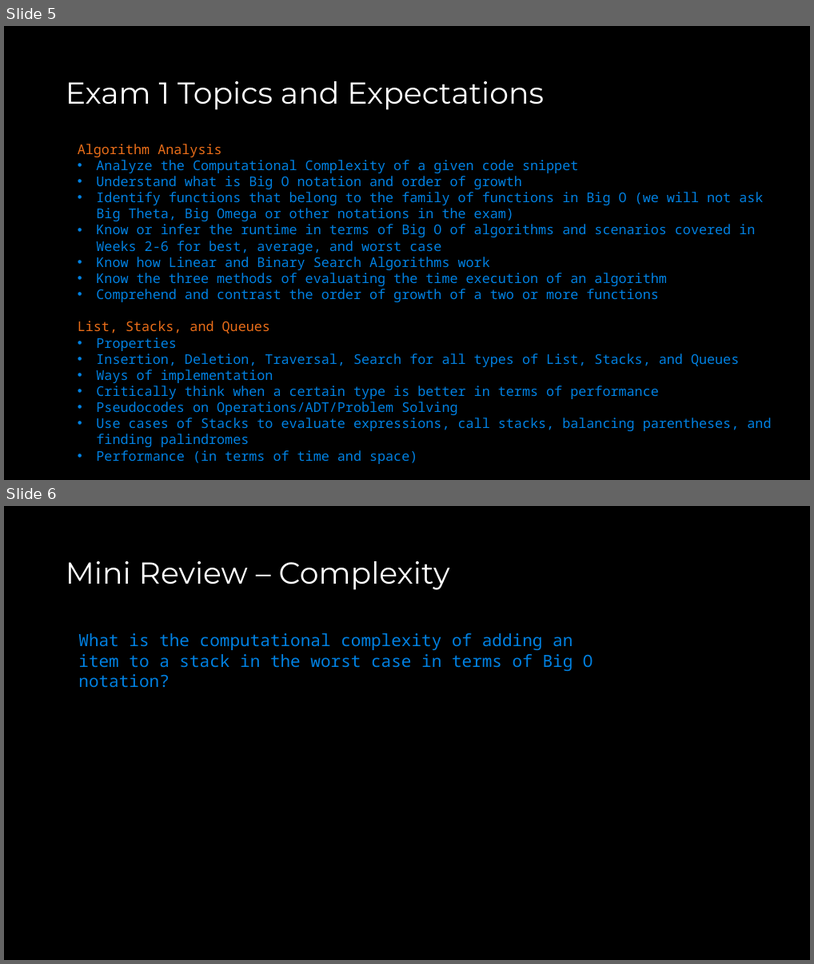
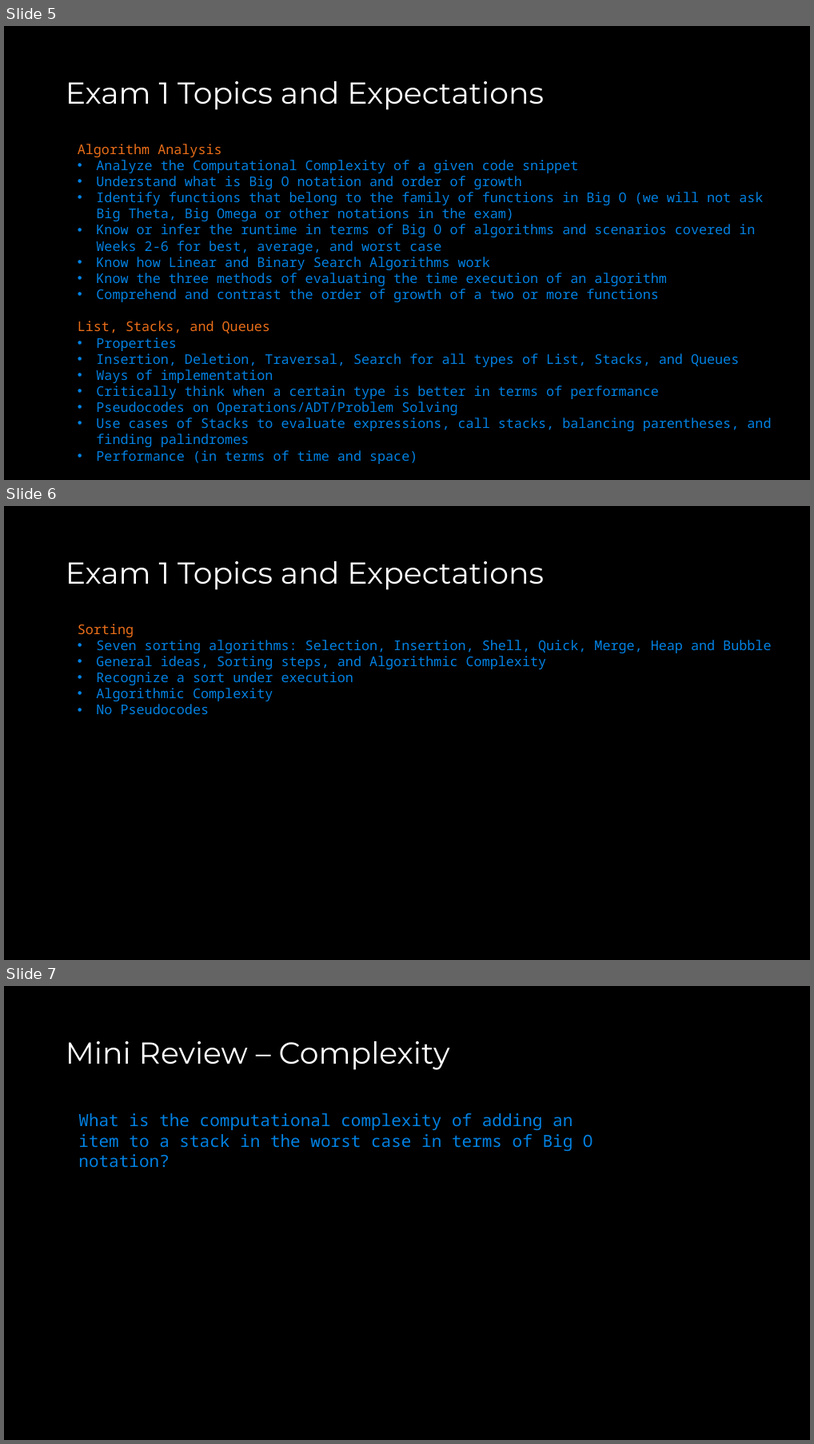
Before and after one commit to COP3530/Instructional-Content, a slide deck: Slides/Slides-PPT/Exam 1 - Review A.pptx. Shown one above the other, each under a label of ours: slides 5 and 6 before the commit, slides 5, 6 and 7 after it. The pictures are 814x964 and 814x1444 pixels, drawn with LibreOffice and Linux fonts; fonts in the diff are those of the drawing. Boxes give left, top, right and bottom in pixels: in the first picture for what was removed or moved away, otherwise in the second. Text is boxed around its words. In the diff, an @@ line names an element or a change of style, - is before the commit and + after.

Commit message:
exam review a updated

```diff
--- a/Slides/Slides-PPT/Exam 1 - Review A.pptx
+++ b/Slides/Slides-PPT/Exam 1 - Review A.pptx
@@ slide 6 added at (4, 506, 810, 960), background #000000 @@
@@ title added at (66, 561, 544, 590), 36 pt, text #FFFFFF @@
+Exam 1 Topics and Expectations
@@ text added at (78, 624, 771, 714), 16 pt, text #0081E2 @@
+Sorting
+• Seven sorting algorithms: Selection, Insertion, Shell, Quick, Merge, Heap and Bubble
+• General ideas, Sorting steps, and Algorithmic Complexity
+• Recognize a sort under execution
+• Algorithmic Complexity
+• No Pseudocodes
@@ what was slide 6 is now slide 7 @@
```
Also in this commit, not shown: 1 slide changed, 4 other slides added, 1 other file.
